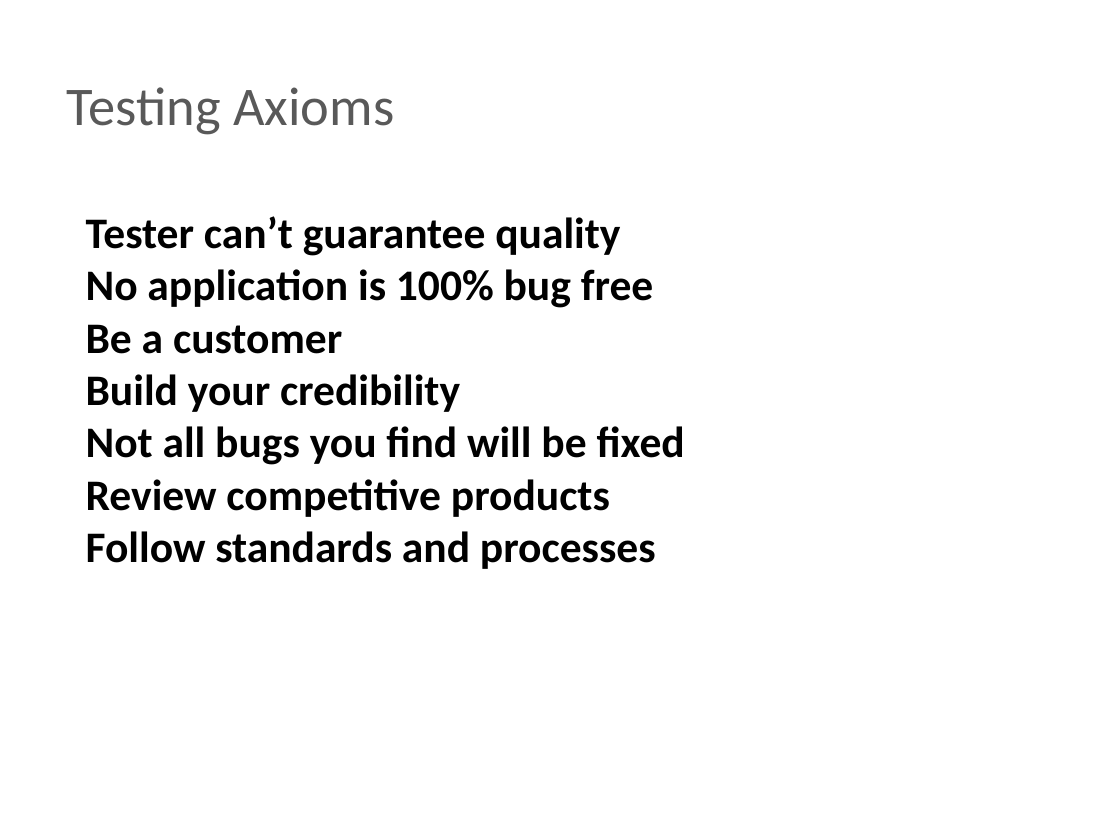
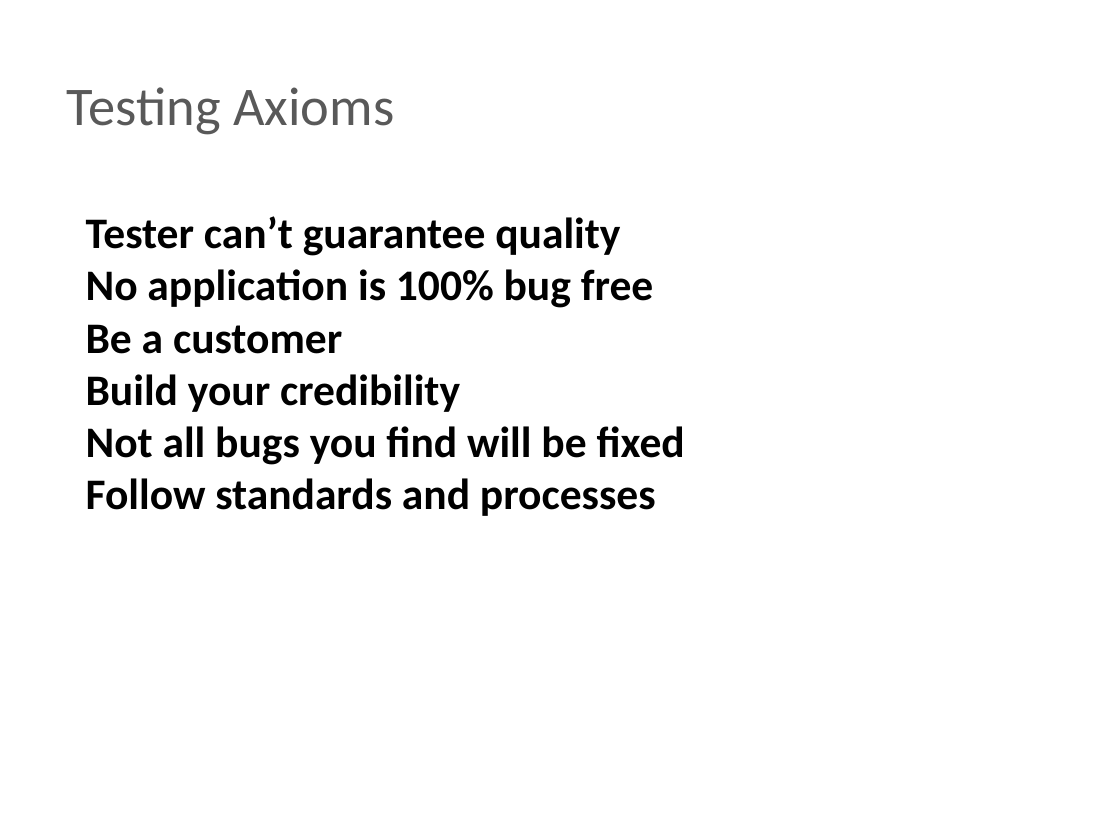
Before and after one commit to BigRacer/swtesting, a slide deck: slide 16 of 0.Introduction_part1/Introduction.pptx (slide 18 before the commit). Drawn at 1120x840 pixels with LibreOffice and Linux fonts; fonts in the diff are those of the drawing; background and template pictures are left out. Boxes give left, top, right and bottom in pixels: in the first picture for what was removed or moved away, otherwise in the second. Text is boxed around its words. In the diff, an @@ line names an element or a change of style, - is before the commit and + after.

```diff
--- a/0.Introduction_part1/Introduction.pptx
+++ b/0.Introduction_part1/Introduction.pptx
@@ text at bbox=[86, 479, 610, 517]: paragraph removed @@
-Review competitive products
```
Also in this commit, not shown: 2 slides removed, 1 other file.
